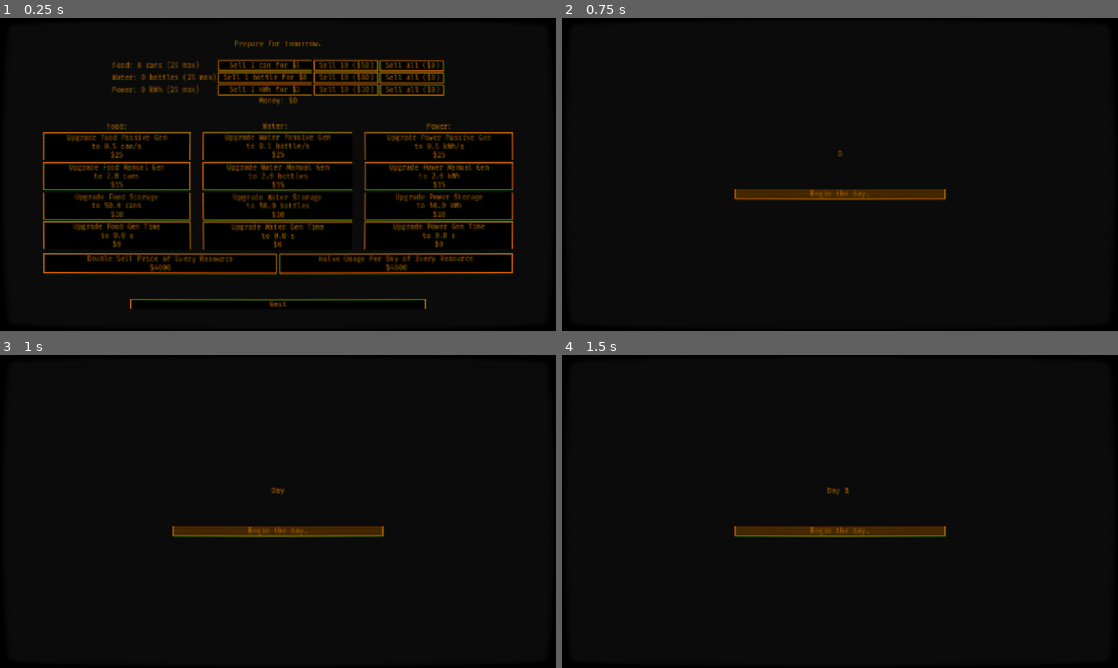
Above: before the commit, frames 1-4 (two rows, left to right).
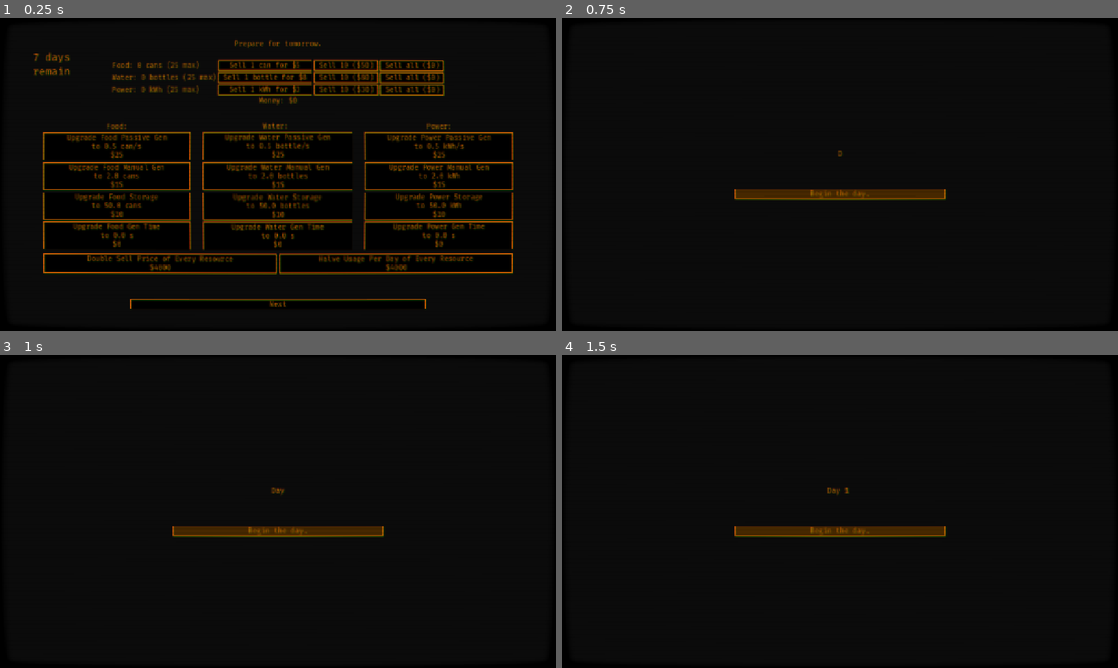
Above: after the commit, the same moments.

Repository: mihirlaud/hibern8
Game: Godot game, scene res://scenes/shop.tscn
Same seed, same stepped clock (60 frames per second), same inputs: the game is played once before the commit and once after it. This scene is started directly instead of the project's main scene.
Inputs:
- Up to frame 1 (0.25 s): no input
- Up to frame 2 (0.75 s): click "Next" at 0.5 s
- Up to frame 3 (1 s): no input
- Up to frame 4 (1.5 s): tap Enter at 1.25 s

The runs differ from the first frame. In frame 1, 0.2% of the frame differs, in the area x 6-13%, y 10-19%; in frame 2, nothing differs; in frame 3, nothing differs; in frame 4, nothing differs.
Error in both runs: Invalid access of index '3' on a base object of type: 'Array'. (res://scripts/game_state.gd:110)

Commit message:
Add day label to shop

Diff:
--- a/scenes/shop.tscn
+++ b/scenes/shop.tscn
@@ -36,6 +36,19 @@
 grow_horizontal = 2
 grow_vertical = 2
 color = Color(0.043039158, 0.04303915, 0.04303915, 1)
+
+[node name="DayLabel" type="Label" parent="." unique_id=750031576]
+layout_mode = 0
+offset_left = 75.0
+offset_top = 75.0
+offset_right = 147.0
+offset_bottom = 105.0
+theme = ExtResource("2_xfvoa")
+theme_override_font_sizes/font_size = 24
+text = "2 Days
+Remain"
+horizontal_alignment = 1
+vertical_alignment = 1
 
 [node name="MarginContainer2" type="MarginContainer" parent="." unique_id=64914673]
 layout_mode = 1
--- a/scripts/shop.gd
+++ b/scripts/shop.gd
@@ -32,9 +32,13 @@
 @onready var double_sell_button: Button = $MarginContainer/VBoxContainer/HBoxContainer2/DoubleSellButton
 @onready var halve_usage_button: Button = $MarginContainer/VBoxContainer/HBoxContainer2/HalveUsageButton
 
+@onready var day_label: Label = $DayLabel
+
 func _ready() -> void:
 	double_sell_button.text = "Double Sell Price of Every Resource\n$" + str(int(floor(GameState.MERCHANT_UPGRADE_COST)))
 	halve_usage_button.text = "Halve Usage Per Day of Every Resource\n$" + str(int(floor(GameState.HIBERNATOR_UPGRADE_COST)))
+	var days_left = str(GameState.TOTAL_NUM_DAYS - GameState.current_day)
+	day_label.text = days_left + " day" + ("" if days_left == "1" else "s") + "\nremain" + ("s" if days_left == "1" else "")
 
 func set_text(button, resource, upgrade_type, amount, resource_unit, cost):
 	button.text = "Upgrade " + resource + " " + upgrade_type + "\nto " + str(amount) + " " + resource_unit + "\n$" + str(int(cost))
